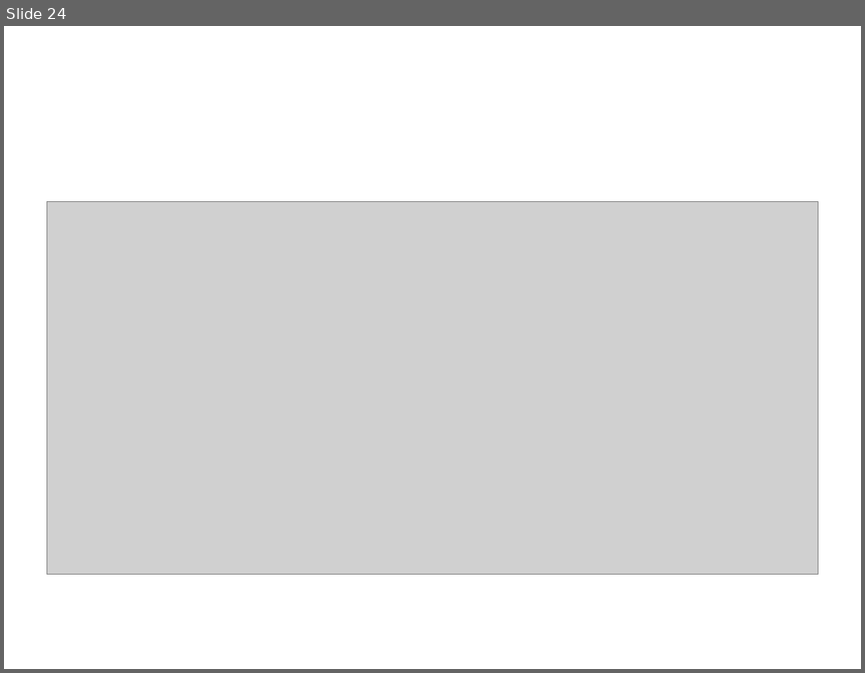
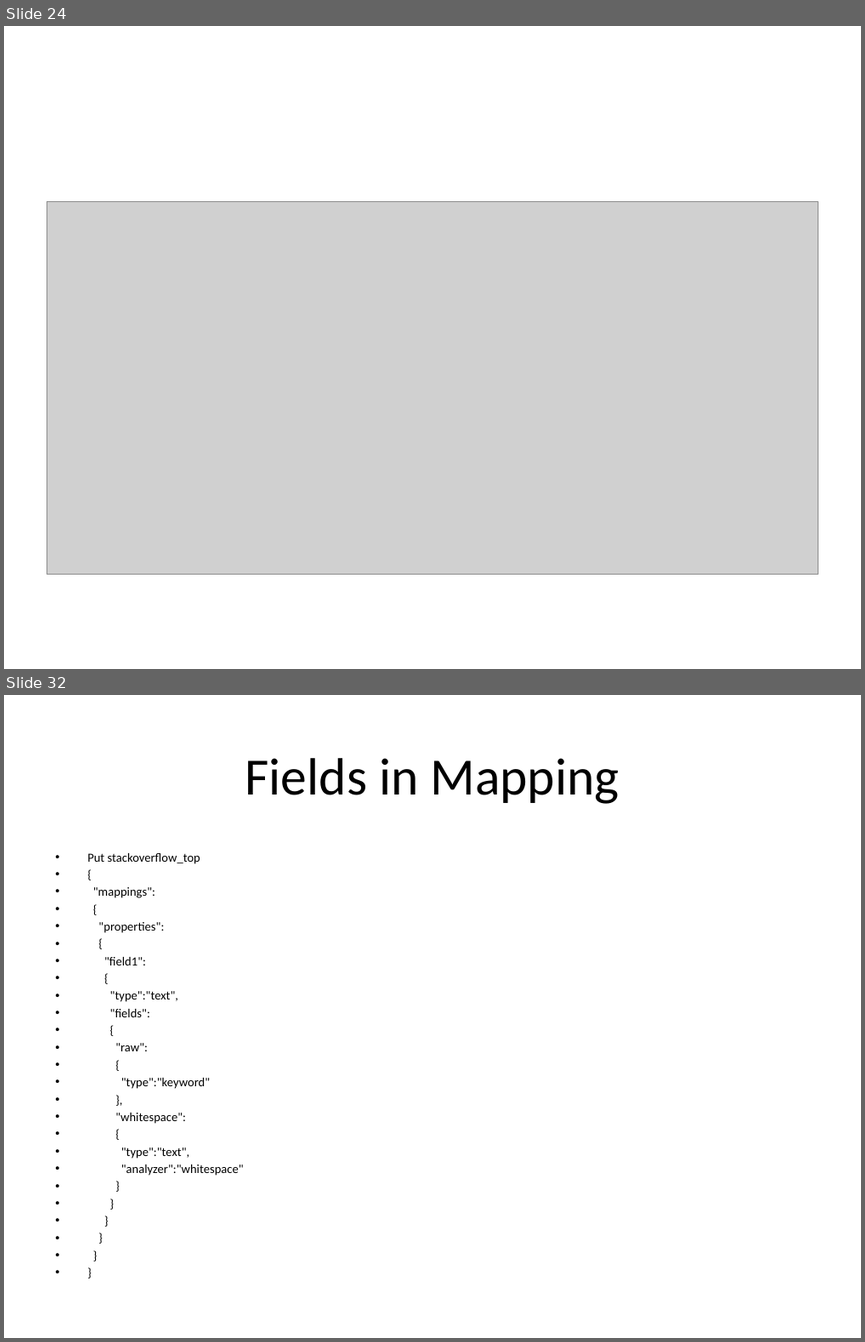
Before and after one commit to pavanarya/MySessions, a slide deck: Elastic Search.pptx. Shown one above the other, each under a label of ours: slide 24 before the commit, slides 24 and 32 after it; the slides between them are not shown. The pictures are 865x673 and 865x1342 pixels, drawn with LibreOffice and Linux fonts; fonts in the diff are those of the drawing; grey boxes stand for pictures. Boxes give left, top, right and bottom in pixels: in the first picture for what was removed or moved away, otherwise in the second. Text is boxed around its words. In the diff, an @@ line names an element or a change of style, - is before the commit and + after.

```diff
--- a/Elastic Search.pptx
+++ b/Elastic Search.pptx
@@ slide 32 added at box(4, 695, 861, 1338), background #FFFFFF @@
@@ title added at box(245, 758, 619, 804), 44 pt, text #000000 @@
+Fields in Mapping
@@ text added at box(87, 853, 244, 1175), 10.4 pt, text #000000 @@
+• Put stackoverflow_top
+• {
+• "mappings":
+• {
+• "properties":
+• {
+• "field1":
+• {
+• "type":"text",
+• "fields":
+• {
+• "raw":
+• {
+• "type":"keyword"
+• },
+• "whitespace":
+• {
+• "type":"text",
+• "analyzer":"whitespace"
+• }
+• }
+• }
+• }
+• }
+• }
```
Also in this commit, not shown: 4 slides changed, 31 other slides added, 2 slides removed, 1 other file.
